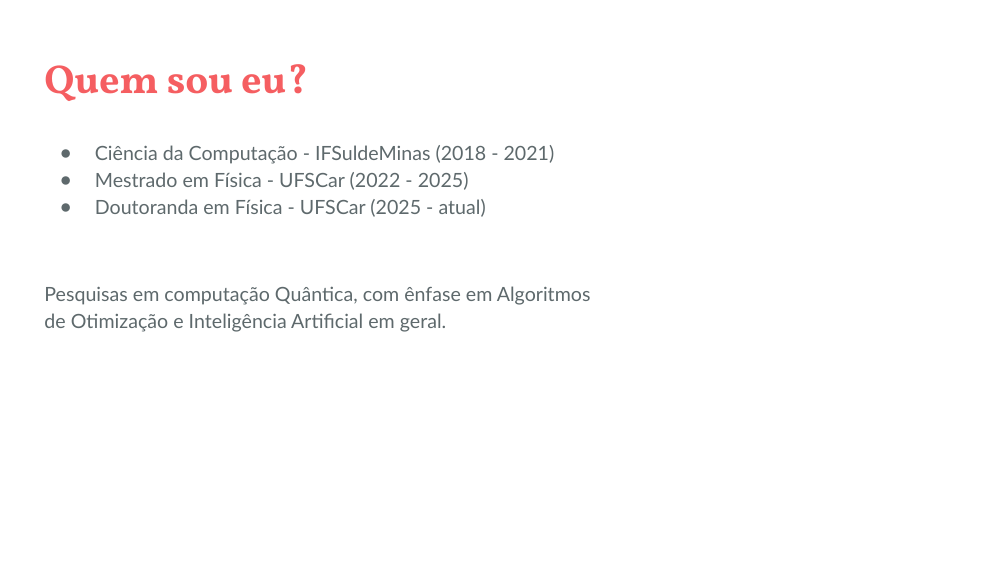
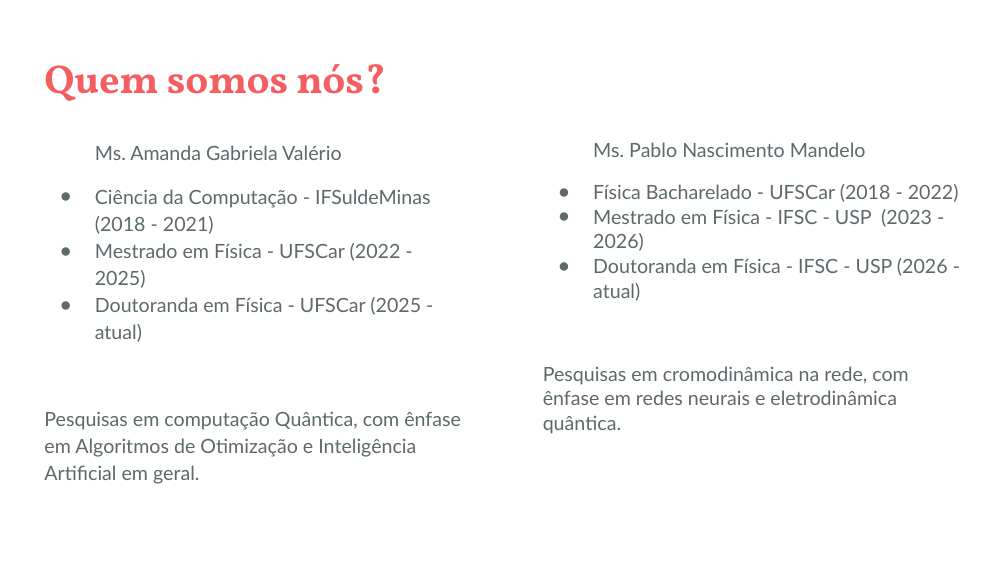
Before and after one commit to PabloMandelo/Minicurso-SIEEL, a slide deck: slide 2 of Introdução à Inteligência Artificial.pptx. Drawn at 1008x567 pixels with LibreOffice and Linux fonts; fonts in the diff are those of the drawing. Boxes give left, top, right and bottom in pixels: in the first picture for what was removed or moved away, otherwise in the second. Text is boxed around its words. In the diff, an @@ line names an element or a change of style, - is before the commit and + after.

```diff
--- a/Introdução à Inteligência Artificial.pptx
+++ b/Introdução à Inteligência Artificial.pptx
@@ title at <box>44,64,385,101</box>: text changed @@
-Quem sou eu?
+Quem somos nós?
@@ text at <box>95,145,342,160</box>: paragraph added @@
+Ms. Amanda Gabriela Valério
@@ text added at <box>543,142,959,434</box>, 14 pt, text #5E696C @@
+Ms. Pablo Nascimento Mandelo
+● Física Bacharelado - UFSCar (2018 - 2022)
+● Mestrado em Física - IFSC - USP (2023 - 2026)
+● Doutoranda em Física - IFSC - USP (2026 - atual)
+Pesquisas em cromodinâmica na rede, com ênfase em redes neurais e eletrodinâmica quântica.
@@ text at <box>95,189,430,234</box>: more space between paragraphs @@
```
Also in this commit, not shown: 1 slide added.
